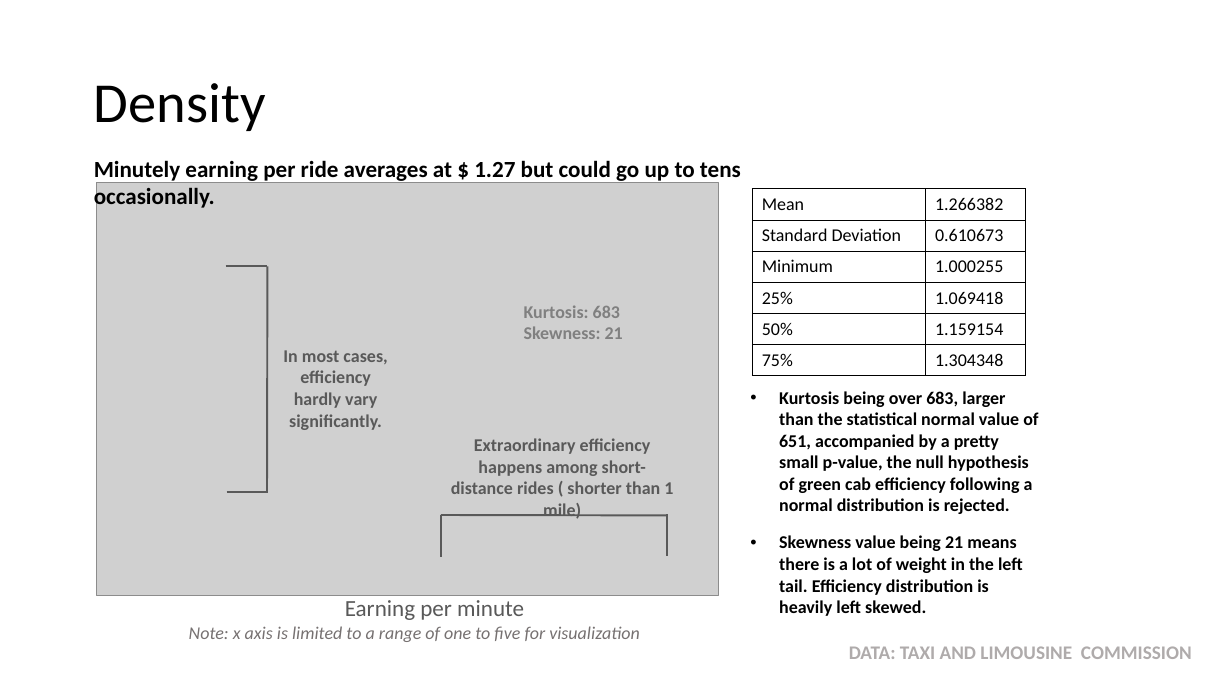
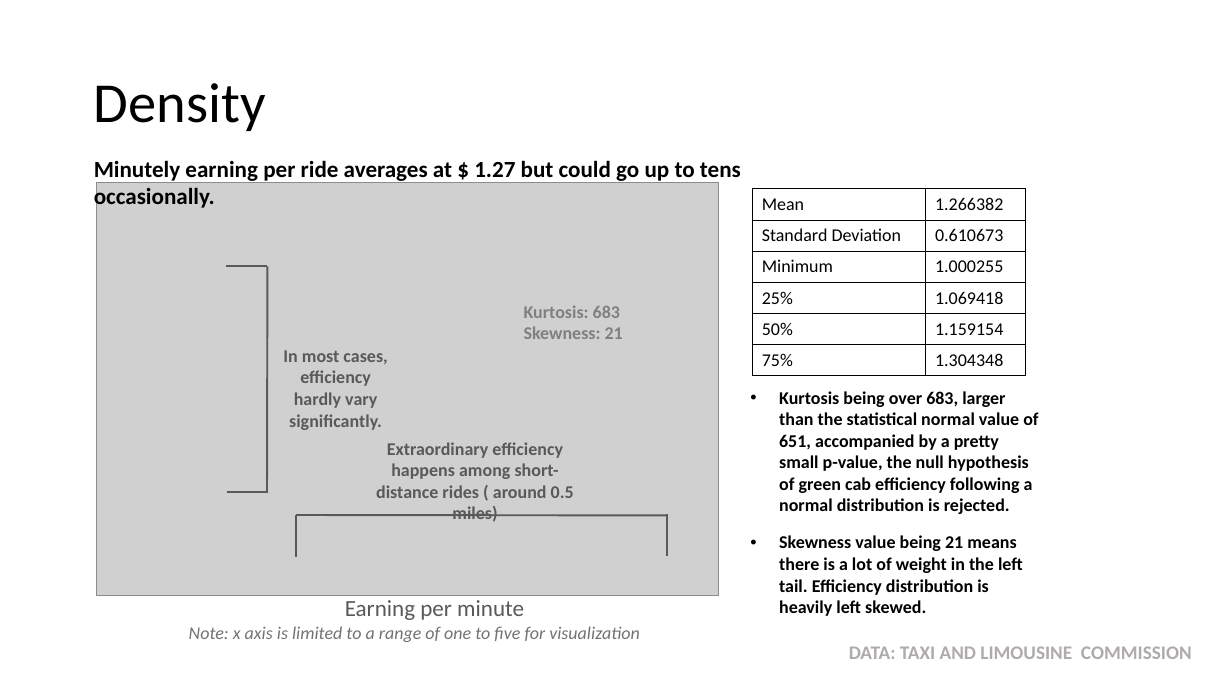
Before and after one commit to MiyainNYC/PySpark-Data-Challenge, a slide deck: slide 23 of DataChallengeAssessment.pptx. Drawn at 1232x693 pixels with LibreOffice and Linux fonts; fonts in the diff are those of the drawing; grey boxes stand for pictures. Boxes give left, top, right and bottom in pixels: in the first picture for what was removed or moved away, otherwise in the second. Text is boxed around its words. In the diff, an @@ line names an element or a change of style, - is before the commit and + after.

```diff
--- a/DataChallengeAssessment.pptx
+++ b/DataChallengeAssessment.pptx
@@ text at <box>376,442,574,498</box>: text changed @@
-Extraordinary efficiency happens among short-distance rides ( shorter than 1 mile)
+Extraordinary efficiency happens among short-distance rides ( around 0.5 miles)
@@ line moved from (441, 557) - (441, 515) to (296, 557) - (296, 515) @@
@@ line moved from (441, 515) - (667, 516) to (296, 515) - (667, 516) @@
```
Also in this commit, not shown: 10 other slides changed, 4 slides added, 3 slides removed.
